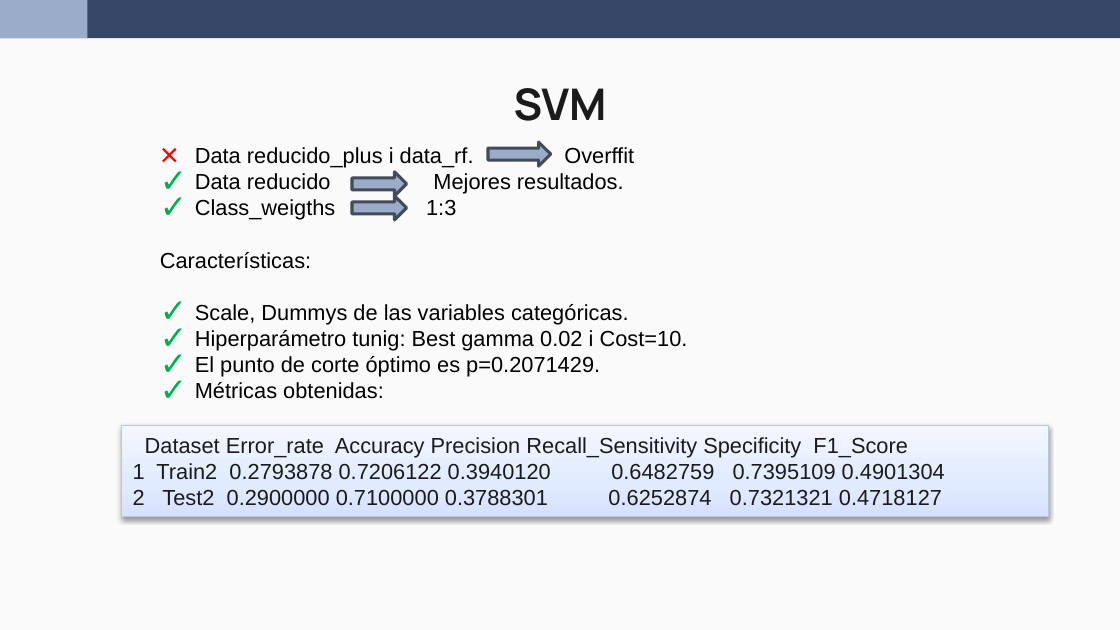
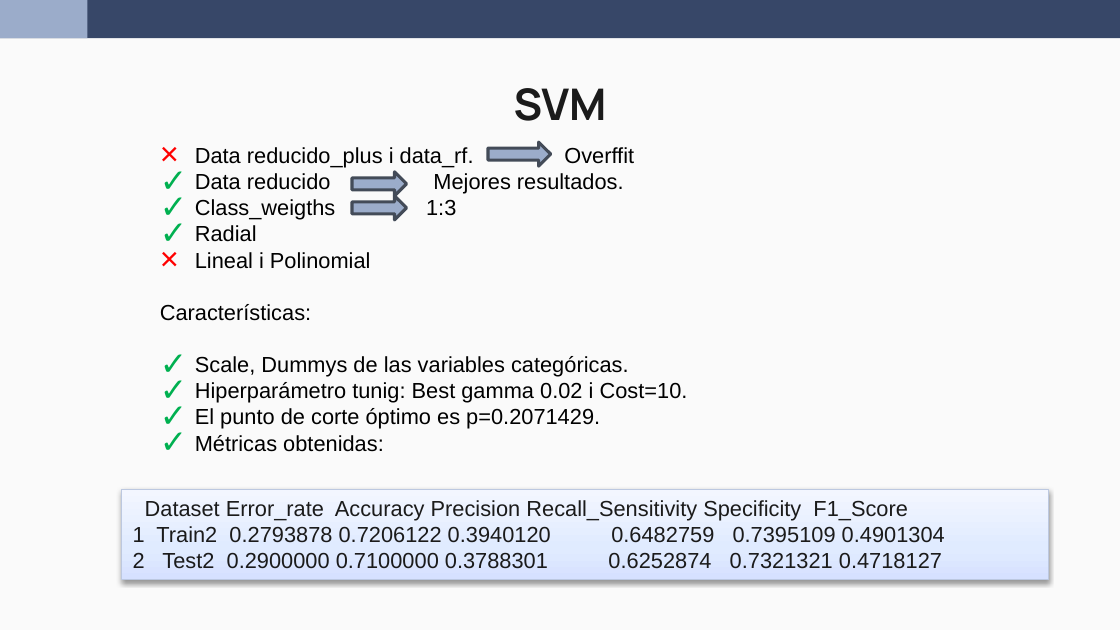
Before and after one commit to wen2111/Mineria, a slide deck: slide 11 of Entrega_2/00.REPORTE/Reporte_Grupo5_def.pptx. Drawn at 1120x630 pixels with LibreOffice and Linux fonts; fonts in the diff are those of the drawing. Boxes give left, top, right and bottom in pixels: in the first picture for what was removed or moved away, otherwise in the second. Text is boxed around its words. In the diff, an @@ line names an element or a change of style, - is before the commit and + after.

```diff
--- a/Entrega_2/00.REPORTE/Reporte_Grupo5_def.pptx
+++ b/Entrega_2/00.REPORTE/Reporte_Grupo5_def.pptx
@@ text at (195,225,371,269): paragraphs added @@
+✓ Radial
+× Lineal i Polinomial
@@ rectangle "Dataset Error_rate Accuracy Precision Recall_Sensitivity ...": place and size @@
-rectangle "Dataset Error_rate Accuracy Precision Recall_Sensitivity ..." at (122,426,1048,516)
+rectangle "Dataset Error_rate Accuracy Precision Recall_Sensitivity ..." at (122,489,1048,580)
```
Also in this commit, not shown: 1 other slide changed.
